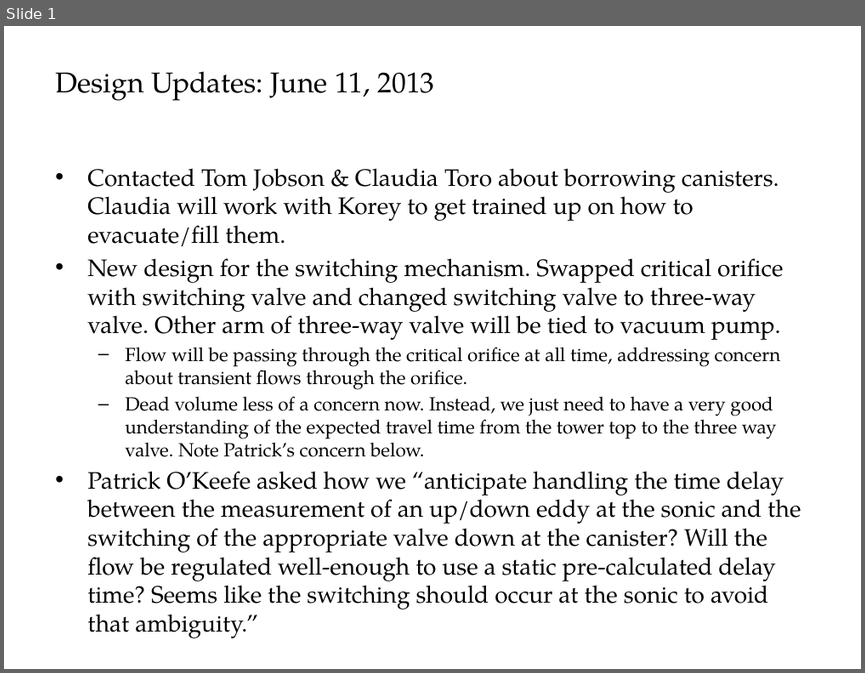
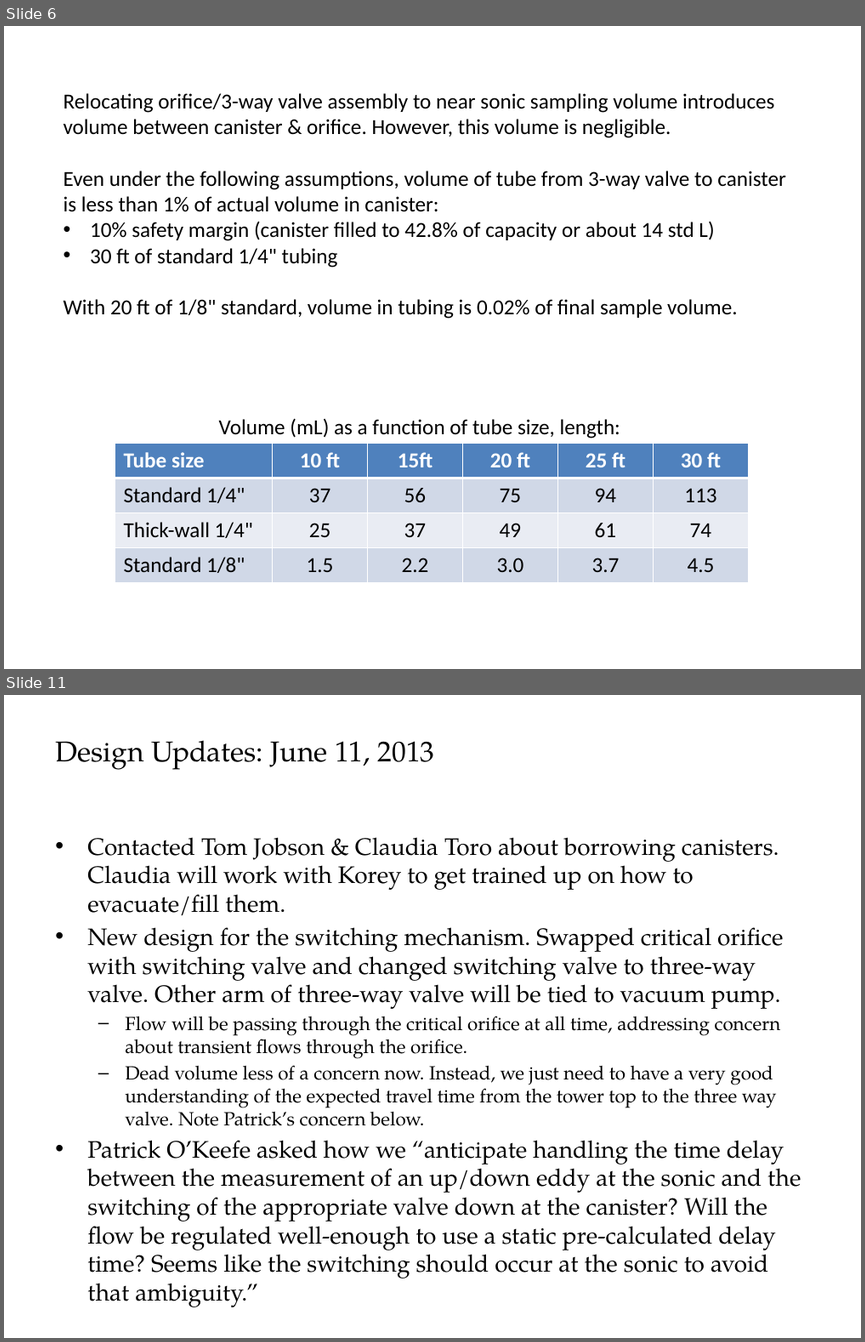
Before and after one commit to patricktokeeffe/smart-rea-sampler, a slide deck: doc/SamplingConfig.pptx. Shown one above the other, each under a label of ours: slide 1 before the commit, slides 6 and 11 after it; the slides between them are not shown. The pictures are 865x673 and 865x1342 pixels, drawn with LibreOffice and Linux fonts; fonts in the diff are those of the drawing. Boxes give left, top, right and bottom in pixels: in the first picture for what was removed or moved away, otherwise in the second. Text is boxed around its words. In the diff, an @@ line names an element or a change of style, - is before the commit and + after.

Commit message:
Revise system config presentation with research & revised config proposal
Current design results in high power consumption, mostly from pump
which flushes sample down tower to canisters/orifices/3-way valves.
Particular issues and revised proposal are added to the PowerPoint
presentation.

```diff
--- a/doc/SamplingConfig.pptx
+++ b/doc/SamplingConfig.pptx
@@ slide 6 added at (4,26,861,669), background #FFFFFF @@
@@ text added at (64,93,786,318), 18 pt, text #000000 @@
+Relocating orifice/3-way valve assembly to near sonic sampling volume introduces volume between canister & orifice. However, this volume is negligible.
+Even under the following assumptions, volume of tube from 3-way valve to canister is less than 1% of actual volume in canister:
+• 10% safety margin (canister filled to 42.8% of capacity or about 14 std L)
+• 30 ft of standard 1/4" tubing
+With 20 ft of 1/8" standard, volume in tubing is 0.02% of final sample volume.
@@ text added at (219,418,620,438), 18 pt, text #000000 @@
+Volume (mL) as a function of tube size, length:
@@ table added at (114,443,748,582), 4 rows, 6 columns @@
+Tube size | 10 ft | 15ft | 20 ft | 25 ft | 30 ft
+Standard 1/4" | 37 | 56 | 75 | 94 | 113
+Thick-wall 1/4" | 25 | 37 | 49 | 61 | 74
+Standard 1/8" | 1.5 | 2.2 | 3.0 | 3.7 | 4.5
@@ what was slide 1 is now slide 11 @@
```
Also in this commit, not shown: 5 slides changed, 6 other slides added.
